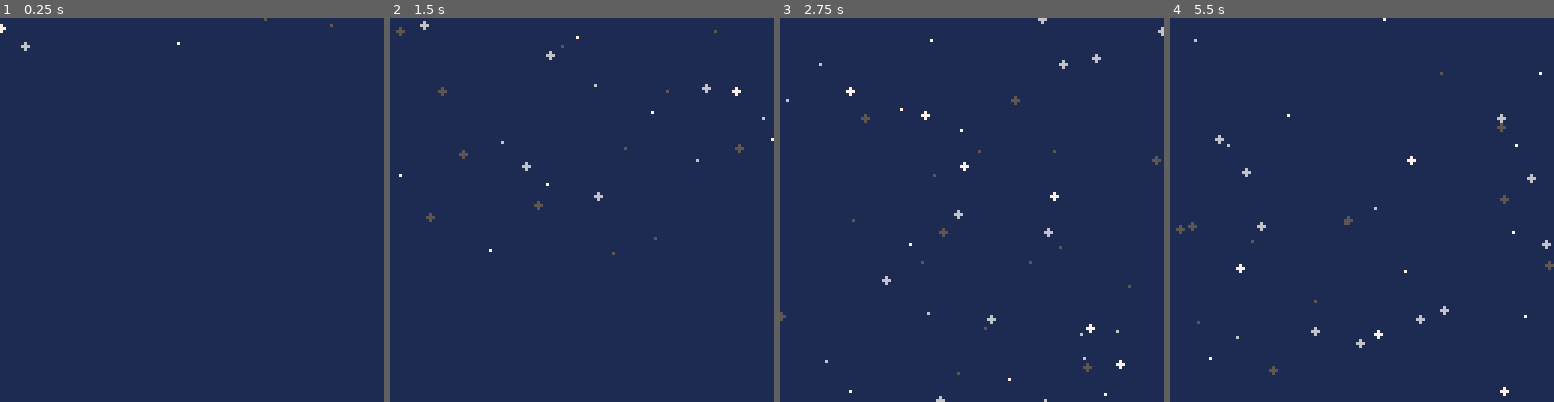
Above: before the commit, frames 1-4 (left to right).
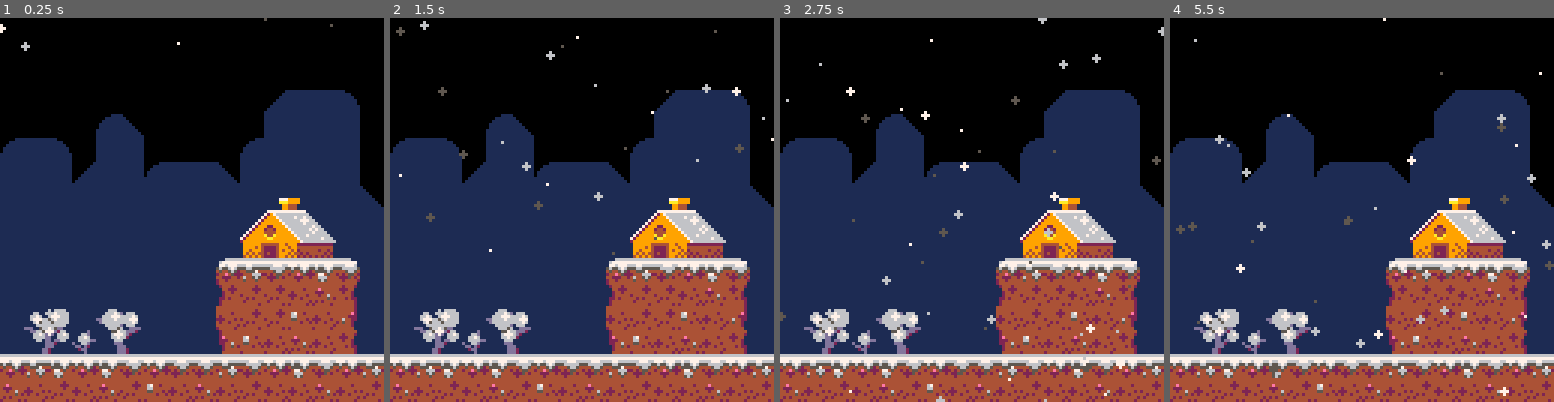
Above: after the commit, the same moments.

Repository: peippo/pico-8
Game: PICO-8 cartridge xmas/xmas.p8
Same seed, same stepped clock (60 frames per second), same inputs: the game is played once before the commit and once after it.
Inputs:
- Up to frame 1 (0.25 s): no input
- Up to frame 2 (1.5 s): no input
- Up to frame 3 (2.75 s): no input
- Up to frame 4 (5.5 s): no input

The runs differ from the first frame. In frame 1, 57% of the frame differs, in the area x 0-100%, y 0-100%; in frame 2, 57%; in frame 3, 57%; in frame 4, 57%.

Commit message:
Add foreground & background gfx

Diff:
--- a/xmas/src/0.init.lua
+++ b/xmas/src/0.init.lua
@@ -9,7 +9,13 @@
 end
 
 function _draw()
-    cls(1)
+    cls(0)
+
+    --background
+    map(16,0,0,0,16,16)
+
+    --foreground
+    map(0,0,0,0,16,16)
 
     add_flake()
 
--- a/xmas/xmas.p8
+++ b/xmas/xmas.p8
@@ -12,7 +12,13 @@
 end
 
 function _draw()
-    cls(1)
+    cls(0)
+
+    --background
+    map(16,0,0,0,16,16)
+
+    --foreground
+    map(0,0,0,0,16,16)
 
     add_flake()
 
@@ -65,3 +71,85 @@
     if (a > b) a, b = b, a
     return a + flr(rnd(b - a + 1))
 end
+…(65 lines of a section not shown)…
+__map__
+0000000000000000000000000000000000000000000000000000000000000000000000000000000000000000000000000000000000000000000000000000000000000000000000000000000000000000000000000000000000000000000000000000000000000000000000000000000000000000000000000000000000000000
+0000000000000000000000000000000000000000000000000000000000000000000000000000000000000000000000000000000000000000000000000000000000000000000000000000000000000000000000000000000000000000000000000000000000000000000000000000000000000000000000000000000000000000
+0000000000000000000000000000000000000000000000000000000000000000000000000000000000000000000000000000000000000000000000000000000000000000000000000000000000000000000000000000000000000000000000000000000000000000000000000000000000000000000000000000000000000000
+0000000000000000000000000000000000000000000000000000001b1a1a0b00000000000000000000000000000000000000000000000000000000000000000000000000000000000000000000000000000000000000000000000000000000000000000000000000000000000000000000000000000000000000000000000000
+00000000000000000040000000000000000000000a1c00000000001a1a1a1a00000000000000000000000000000000000000000000000000000000000000000000000000000000000000000000000000000000000000000000000000000000000000000000000000000000000000000000000000000000000000000000000000
+000000000000000000000000000000000a1a0b001a1a000000000a1a1a1a1a00000000000000000000000000000000000000000000000000000000000000000000000000000000000000000000000000000000000000000000000000000000000000000000000000000000000000000000000000000000000000000000000000
+000000000000000000000000000000001a1a1a1b1a1a0a1a1a1c1a1a1a1a1a00000000000000000000000000000000000000000000000000000000000000000000000000000000000000000000000000000000000000000000000000000000000000000000000000000000000000000000000000000000000000000000000000
+000000000000000000000051520000001a1a1a1a1a1a1a1a1a1a1a1a1a1a1a1c000000000000000000000000000000000000000000000000000000000000000000000000000000000000000000000000000000000000000000000000000000000000000000000000000000000000000000000000000000000000000000000000
+000000000000000000006061626300001a1a1a1a1a1a1a1a1a1a1a1a1a1a1a1a000000000000000000000000000000000000000000000000000000000000000000000000000000000000000000000000000000000000000000000000000000000000000000000000000000000000000000000000000000000000000000000000
+000000000000000000007071727300001a1a1a1a1a1a1a1a1a1a1a1a1a1a1a1a000000000000000000000000000000000000000000000000000000000000000000000000000000000000000000000000000000000000000000000000000000000000000000000000000000000000000000000000000000000000000000000000
+000000000000000000220504020323001a1a1a1a1a1a1a1a1a1a1a1a1a1a1a1a000000000000000000000000000000000000000000000000000000000000000000000000000000000000000000000000000000000000000000000000000000000000000000000000000000000000000000000000000000000000000000000000
+000000000000000000241414121525001a1a1a1a1a1a1a1a1a1a1a1a1a1a1a1a000000000000000000000000000000000000000000000000000000000000000000000000000000000000000000000000000000000000000000000000000000000000000000000000000000000000000000000000000000000000000000000000
+000809000607000000121414131235001a1a1a1a1a1a1a1a1a1a1a1a1a1a1a1a000000000000000000000000000000000000000000000000000000000000000000000000000000000000000000000000000000000000000000000000000000000000000000000000000000000000000000000000000000000000000000000000
+001819261617000000341312151225001a1a1a1a1a1a1a1a1a1a1a1a1a1a1a1a000000000000000000000000000000000000000000000000000000000000000000000000000000000000000000000000000000000000000000000000000000000000000000000000000000000000000000000000000000000000000000000000
+020503020304020404050402030402051a1a1a1a1a1a1a1a1a1a1a1a1a1a1a1a000000000000000000000000000000000000000000000000000000000000000000000000000000000000000000000000000000000000000000000000000000000000000000000000000000000000000000000000000000000000000000000000
+151214121514131215121412121512141a1a1a1a1a1a1a1a1a1a1a1a1a1a1a1a000000000000000000000000000000000000000000000000000000000000000000000000000000000000000000000000000000000000000000000000000000000000000000000000000000000000000000000000000000000000000000000000
Not shown, changed: 65 lines of the sprite sheet (__gfx__) section of xmas/xmas.p8
